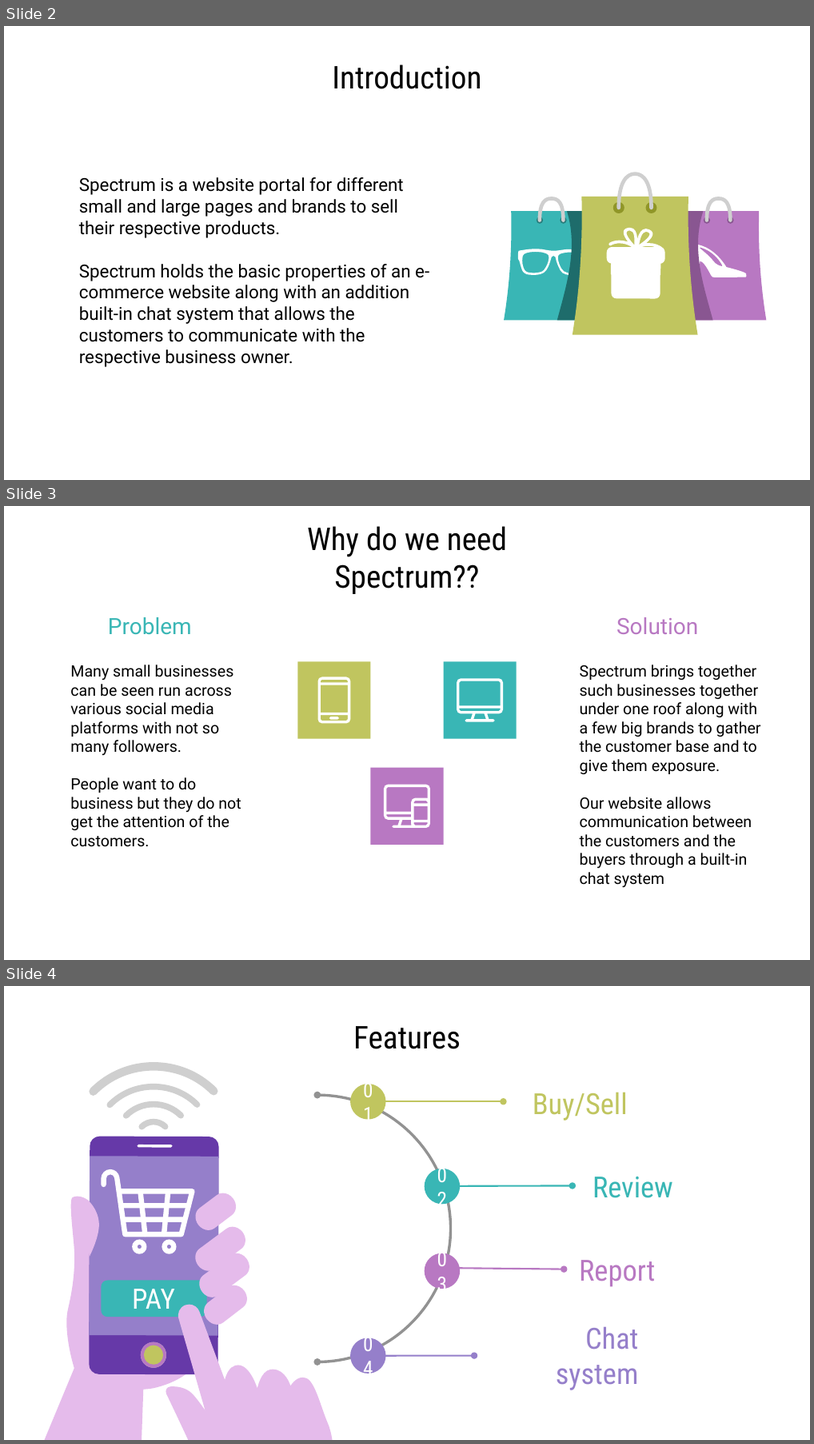
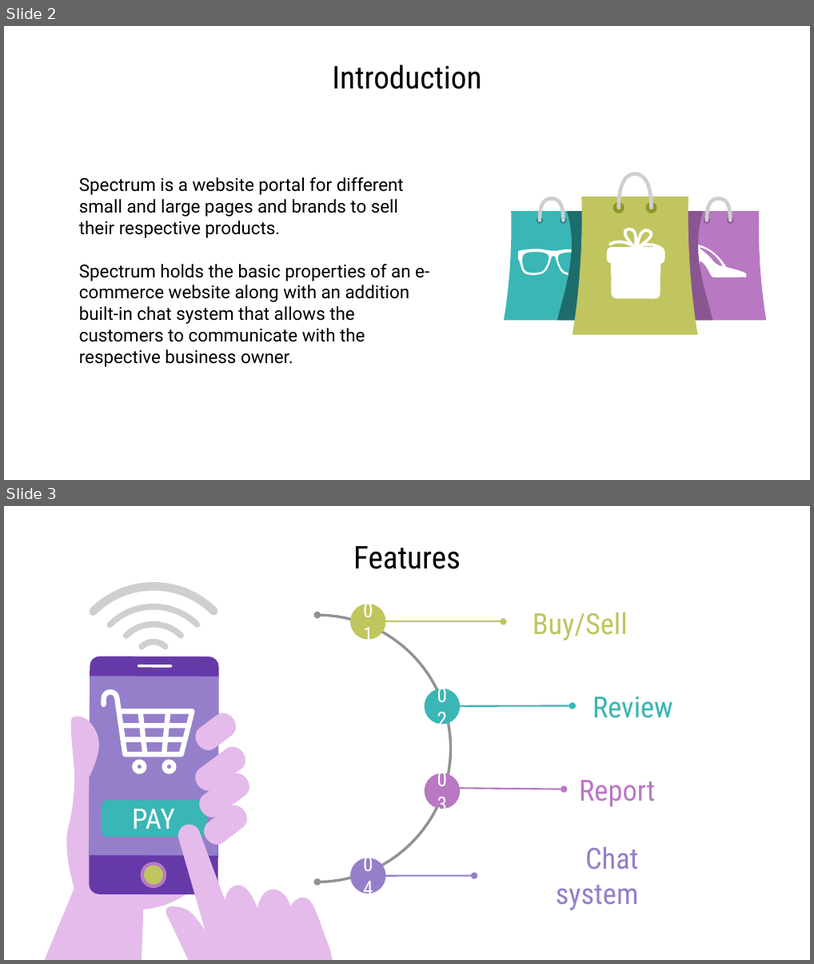
Before and after one commit to Maliha-Zaman/Spectrum, a slide deck: Presentations/Spectrum_FullSlide.pptx. Shown one above the other, each under a label of ours: slides 2, 3 and 4 before the commit, slides 2 and 3 after it. The pictures are 814x1444 and 814x964 pixels, drawn with LibreOffice and Linux fonts; fonts in the diff are those of the drawing. Boxes give left, top, right and bottom in pixels: in the first picture for what was removed or moved away, otherwise in the second. Text is boxed around its words. In the diff, an @@ line names an element or a change of style, - is before the commit and + after.

```diff
--- a/Presentations/Spectrum_FullSlide.pptx
+++ b/Presentations/Spectrum_FullSlide.pptx
@@ slide 3 removed at box(4, 506, 810, 960), background #FFFFFF @@
@@ title removed at box(307, 526, 507, 594) @@
-Why do we need Spectrum??
@@ text removed at box(108, 617, 192, 635) @@
-Problem
@@ text removed at box(617, 617, 698, 634) @@
-Solution
@@ text removed at box(70, 664, 241, 847) @@
-Many small businesses can be seen run across various social media platforms with not so many followers.
-People want to do business but they do not get the attention of the customers.
@@ rounded rectangle removed at box(298, 662, 370, 739) @@
@@ rounded rectangle removed at box(443, 662, 516, 739) @@
@@ text removed at box(580, 664, 762, 888) @@
-Spectrum brings together such businesses together under one roof along with a few big brands to gather the customer base and to give them exposure.
-Our website allows communication between the customers and the buyers through a built-in chat system
@@ freeform shape removed at box(318, 677, 350, 723) @@
@@ freeform shape removed at box(457, 679, 503, 722) @@
@@ freeform shape removed at box(330, 716, 339, 719) @@
@@ rounded rectangle removed at box(371, 768, 443, 844) @@
@@ freeform shape removed at box(384, 784, 430, 828) @@
@@ what was slide 4 is now slide 3 @@
```
Also in this commit, not shown: 3 slides changed, 2 slides added, 3 other slides removed, 29 other files.
